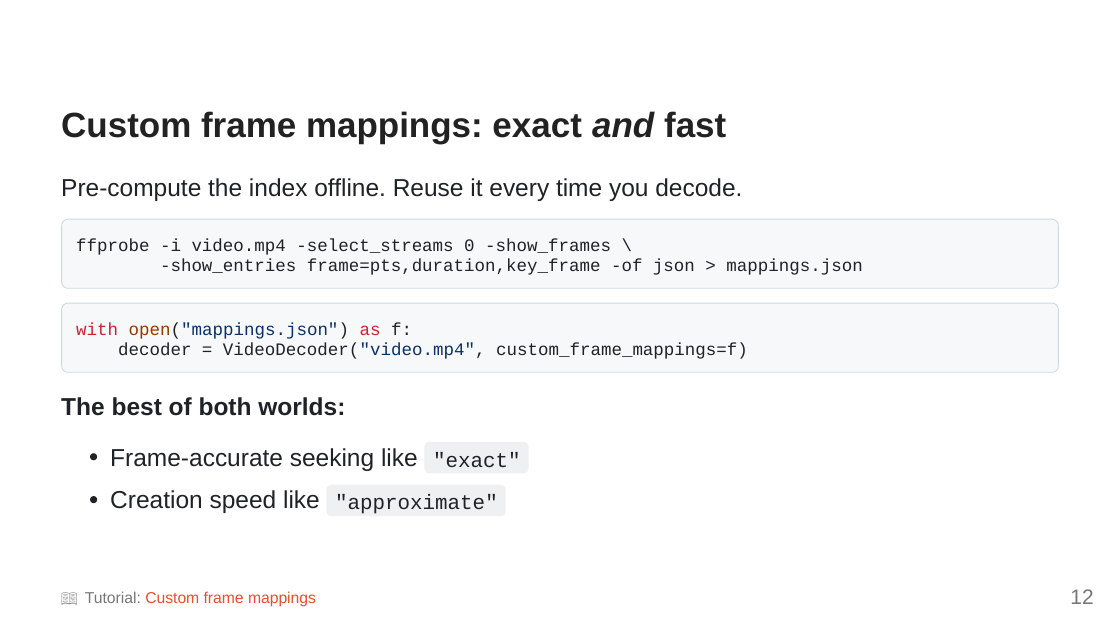
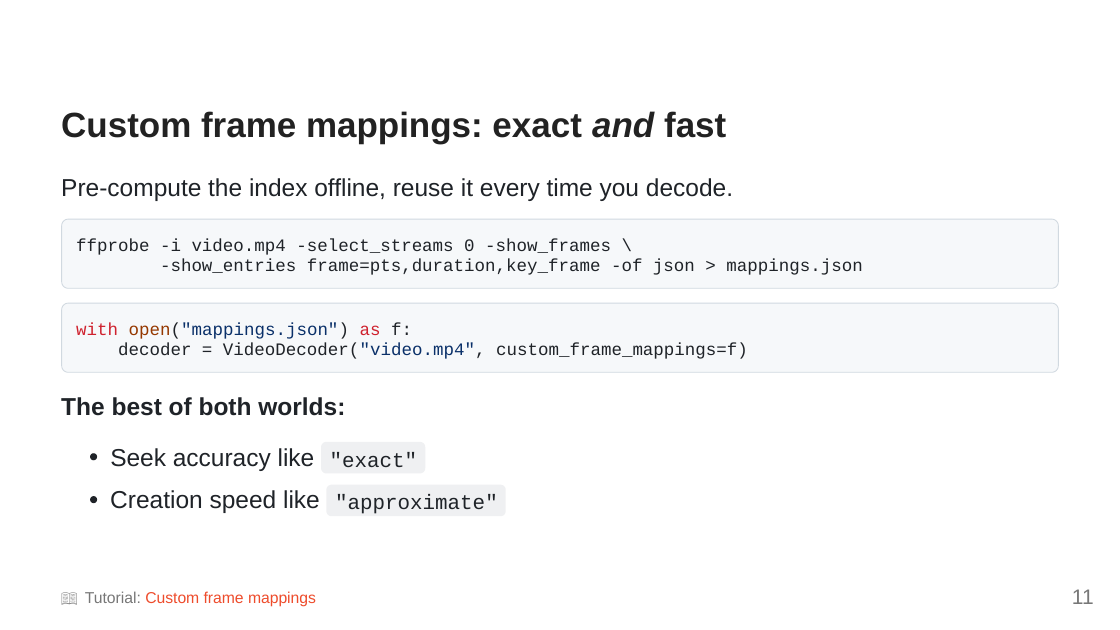
Before and after one commit to NicolasHug/ptc-talk-2026, a slide deck: slide 11 of slides.pptx (slide 12 before the commit). Drawn at 1120x630 pixels with LibreOffice and Linux fonts; fonts in the diff are those of the drawing. Boxes give left, top, right and bottom in pixels: in the first picture for what was removed or moved away, otherwise in the second. Text is boxed around its words. In the diff, an @@ line names an element or a change of style, - is before the commit and + after.

```diff
--- a/slides.pptx
+++ b/slides.pptx
@@ text at bbox=[61, 178, 733, 201]: text changed @@
-Pre-compute the index offline. Reuse it every time you decode.
+Pre-compute the index offline, reuse it every time you decode.
@@ text removed at bbox=[110, 448, 418, 471] @@
-Frame-accurate seeking like
@@ text added at bbox=[110, 448, 315, 471], 21 pt, text #1F2328 @@
+Seek accuracy like
@@ freeform shape: place and size @@
-freeform shape at bbox=[424, 442, 528, 474]
+freeform shape at bbox=[321, 442, 425, 474]
@@ text ""exact"": place and size @@
-text ""exact"" at bbox=[433, 452, 521, 467]
+text ""exact"" at bbox=[330, 452, 418, 467]
@@ text removed at bbox=[1070, 589, 1093, 604] @@
-12
@@ text added at bbox=[1072, 589, 1094, 604], 18 pt, text #777777 @@
+11
```
Also in this commit, not shown: 21 other slides changed, 4 slides added, 6 slides removed, 2 other files.
